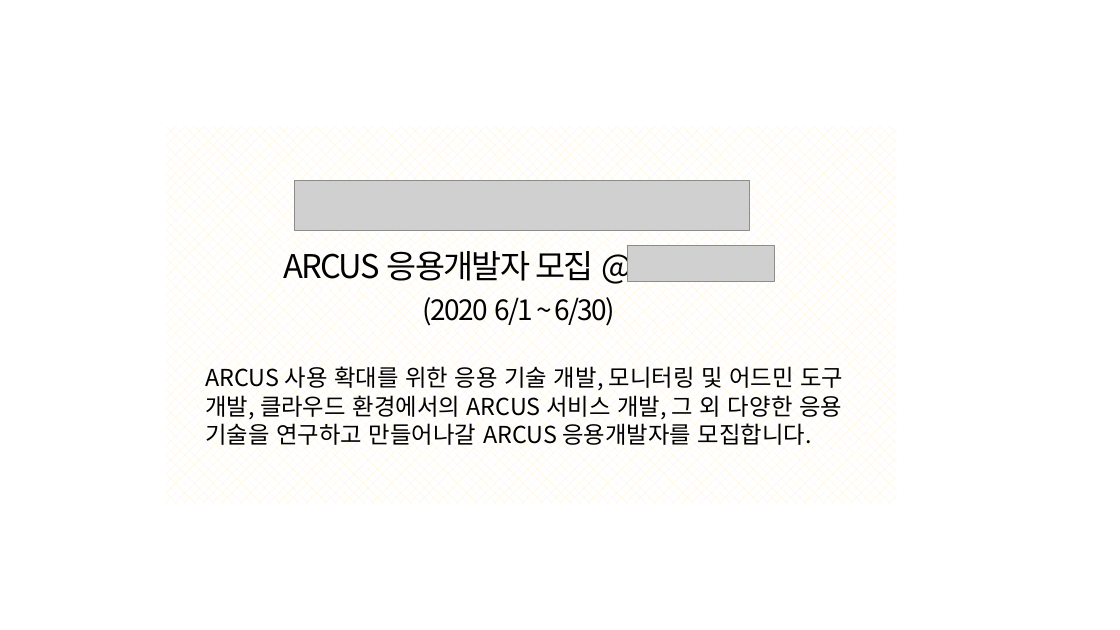
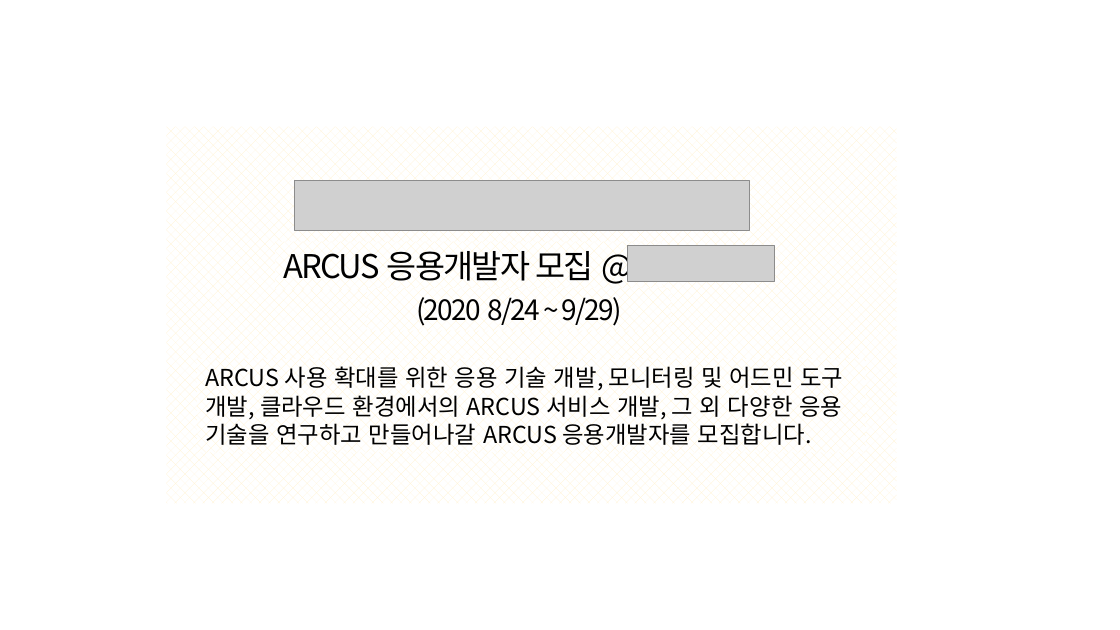
Before and after one commit to jam2in/recruit, a slide deck: slide 7 of images/jam2in-job-posting-images.pptx. Drawn at 1120x630 pixels with LibreOffice and Linux fonts; fonts in the diff are those of the drawing; grey boxes stand for pictures. Boxes give left, top, right and bottom in pixels: in the first picture for what was removed or moved away, otherwise in the second. Text is boxed around its words. In the diff, an @@ line names an element or a change of style, - is before the commit and + after.

```diff
--- a/images/jam2in-job-posting-images.pptx
+++ b/images/jam2in-job-posting-images.pptx
@@ text in rectangle at (416,297,621,326): text changed @@
-(2020 6/1 ~ 6/30)
+(2020 8/24 ~ 9/29)
```
Also in this commit, not shown: 5 other files.
